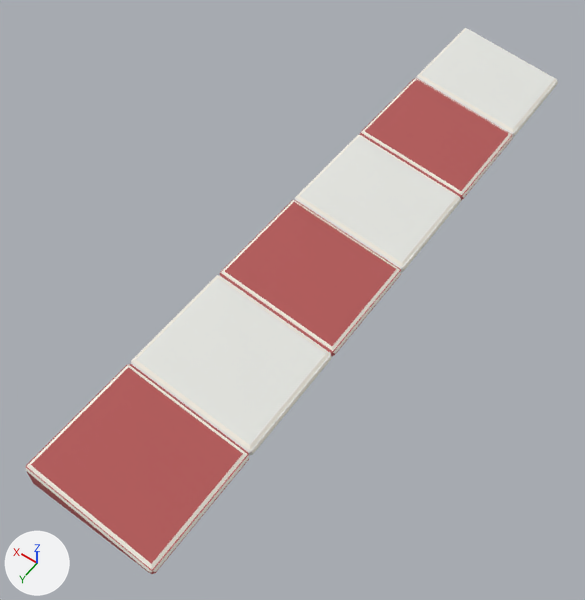
Renders of the glTF model assets/styles/paper_craft/models/curb.glb from each side of a commit.
One viewpoint serves both versions: a 50 mm camera at (-1.13, 1.96, 2.52) aimed at (0.06, 0.3, -0.09). The axes (+X, +Y, +Z) are drawn at lower left. The lights are the same throughout. The older version comes first. Where no turn or scale is listed for an object, it has been applied to the vertices. Vertices at exactly the same position are counted once.

Objects in the first picture: 'Body.008'.
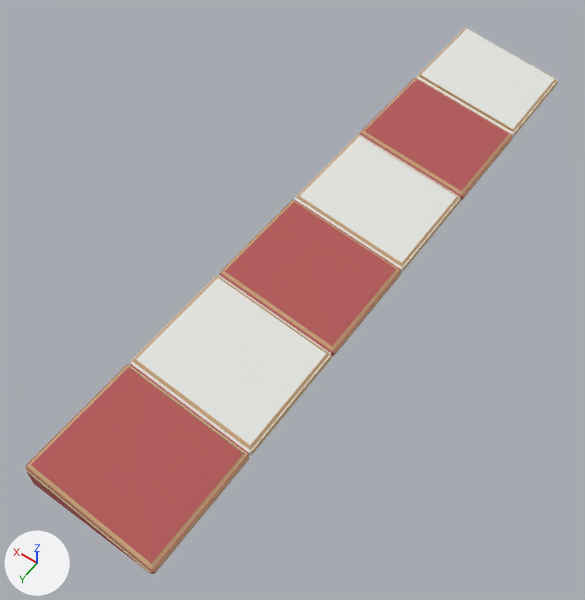
Where the change shows, as pixel boxes [x1, y1, x2, y2] in the pictures (585 x 600 px):
part 1 of me_kerb_block_004, added: after [25, 467, 152, 572]
part 2 of me_kerb_block_004, added: after [27, 364, 247, 569]
part 3 of me_kerb_block_004, added: after [418, 28, 557, 133]
part 4 of me_kerb_block_004, recoloured: [154, 81, 558, 572] in both

Diff of the bpy script that builds the scene:
```diff
--- a/assets/styles/paper_craft/models/curb.glb.py
+++ b/assets/styles/paper_craft/models/curb.glb.py
@@ me_kerb_block_004 @@
 # used by ob_body_008; location = (0.0, 0.0, 0.0)
-me_kerb_block_004.from_pydata(...)  # 296 vertices, 598 faces; spans x -0.27..0.27, y -1.5..1.5, z 0.0..0.14
+me_kerb_block_004.from_pydata(...)  # 320 vertices, 646 faces; spans x -0.27..0.27, y -1.5..1.5, z 0.0..0.14
+# me_kerb_block_004 part 1: 8 vertices added at x -0.26..0.26, y 1.49..1.5, z 0.02..0.13
+# me_kerb_block_004 part 2: 4 vertices added at x -0.26..0.26, y 1.01..1.02, z 0.04..0.14
+# me_kerb_block_004 part 3: 4 vertices added at x -0.26..0.26, y -1.02..-1.01, z 0.04..0.14
+# me_kerb_block_004 part 4: 25 kept faces spanning x -0.27..0.27, y -1.49..1.49, z 0.01..0.14 get new vertex colours; the middle colour goes from white #f5f0e5 to brown #c8a67c
+# other edits to the shape of me_kerb_block_004 do not show in these pictures
 me_kerb_block_004.materials.append(mat_folded_paper)
```
